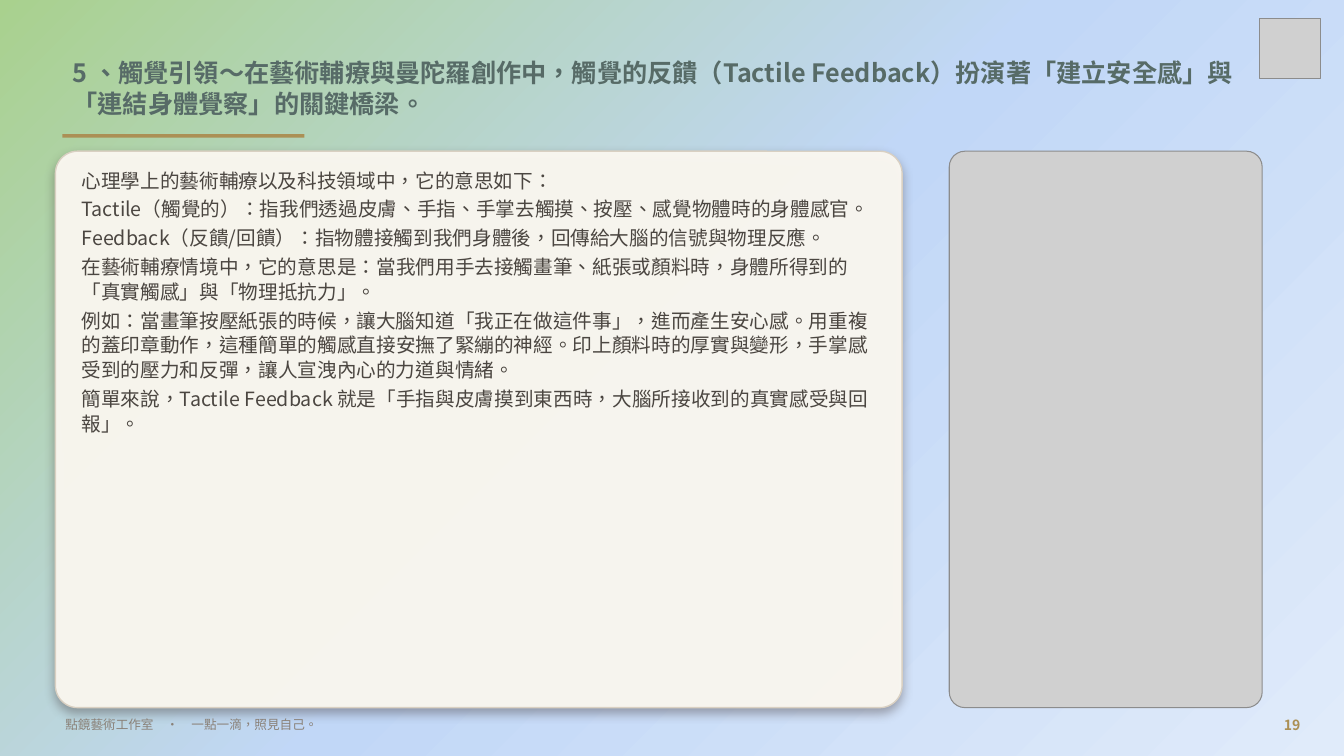
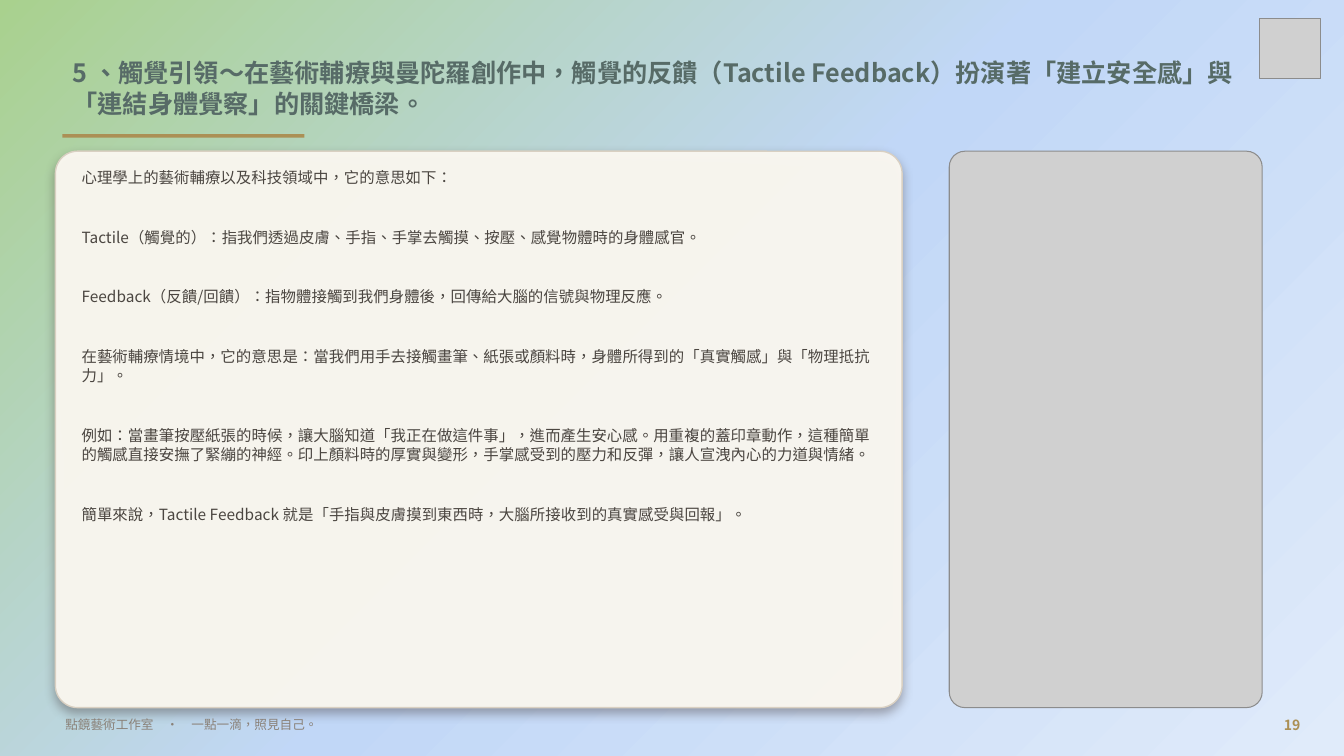
Before and after one commit to serina168/mandala-beginner, a slide deck: slide 19 of 繽紛五感體驗曼陀羅書籤畫_課程大綱.pptx. Drawn at 1344x756 pixels with LibreOffice and Linux fonts; fonts in the diff are those of the drawing; grey boxes stand for pictures; background and template pictures are left out. Boxes give left, top, right and bottom in pixels: in the first picture for what was removed or moved away, otherwise in the second. Text is boxed around its words. In the diff, an @@ line names an element or a change of style, - is before the commit and + after.

```diff
--- a/繽紛五感體驗曼陀羅書籤畫_課程大綱.pptx
+++ b/繽紛五感體驗曼陀羅書籤畫_課程大綱.pptx
@@ text "心理學上的藝術輔療以及科技領域中，它的意思如下：" at <box>82,170,870,522</box>: size 14 to 11 pt @@
```
Also in this commit, not shown: 8 other slides changed, 1 other file.
